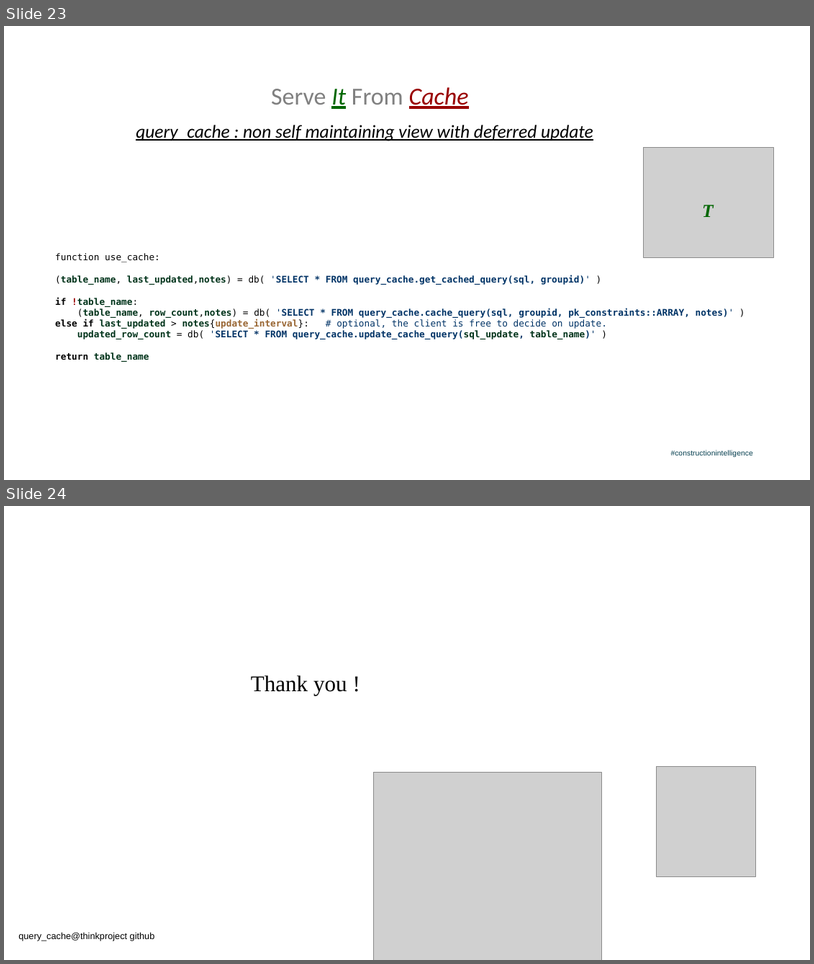
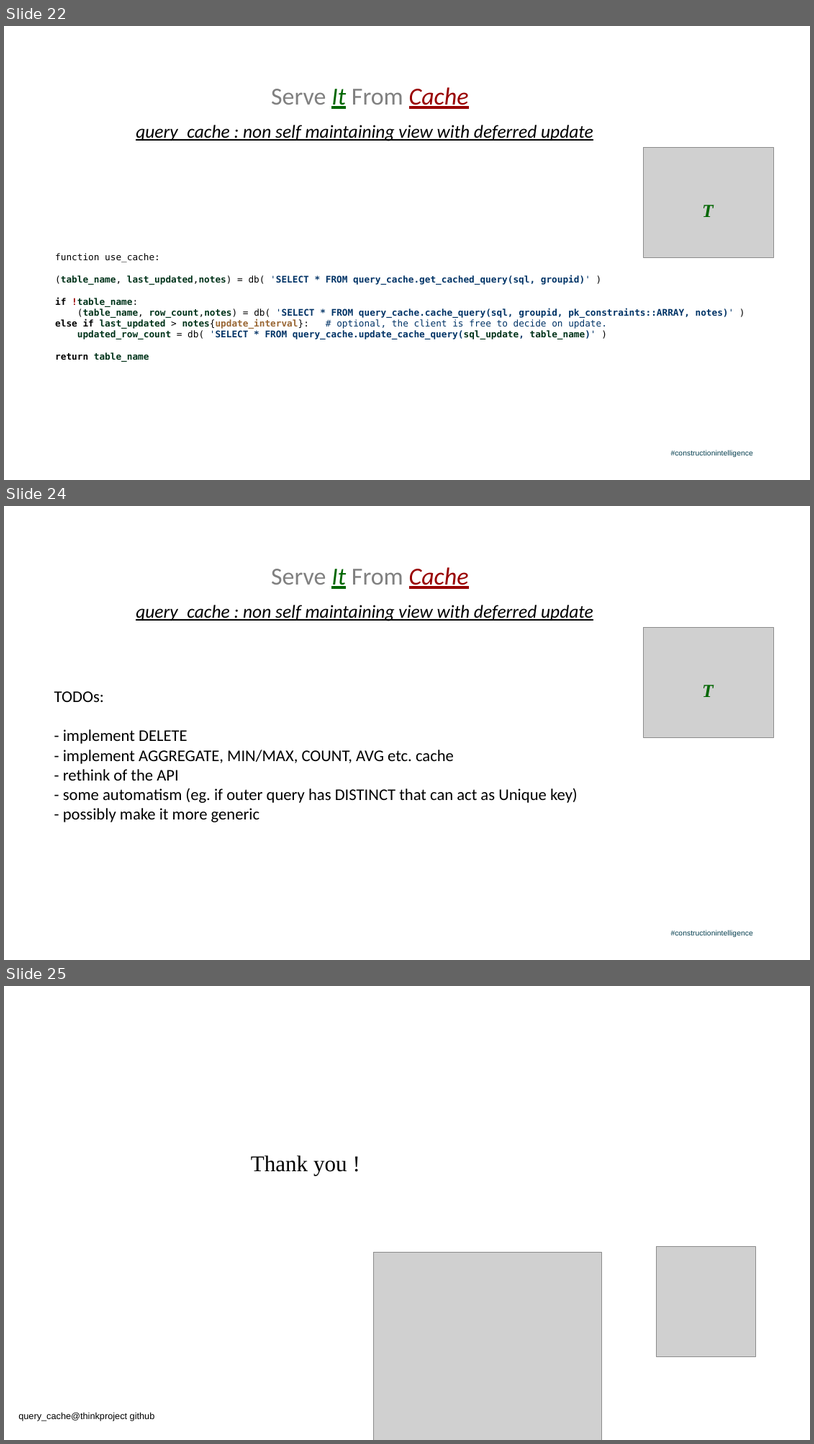
Before and after one commit to salmonix/incremental_query_cache, a slide deck: Milan_PgConf2019_Presentation.odp. Shown one above the other, each under a label of ours: slides 23 and 24 before the commit, slides 22, 24 and 25 after it; the slides between them are not shown. The pictures are 814x964 and 814x1444 pixels, drawn with LibreOffice and Linux fonts; fonts in the diff are those of the drawing; grey boxes stand for pictures; background and template pictures are left out. Boxes give left, top, right and bottom in pixels: in the first picture for what was removed or moved away, otherwise in the second. Text is boxed around its words. In the diff, an @@ line names an element or a change of style, - is before the commit and + after.

```diff
--- a/Milan_PgConf2019_Presentation.odp
+++ b/Milan_PgConf2019_Presentation.odp
@@ slide 24 added at [4,506,810,960], background #FFFFFF; not listed: 1 template element that a slide beside it also shows @@
@@ text added at [271,567,469,589], 48 pt, text #808080 @@
+Serve It From Cache
@@ text added at [136,605,594,621], 36 pt, text #000000, italic, underline @@
+query_cache : non self maintaining view with deferred update
@@ picture added at [644,627,774,737] @@
@@ text added at [54,691,578,822], 32 pt, text #000000 @@
+TODOs:
+- implement DELETE
+- implement AGGREGATE, MIN/MAX, COUNT, AVG etc. cache
+- rethink of the API
+- some automatism (eg. if outer query has DISTINCT that can act as Unique key)
+- possibly make it more generic
@@ text added at [702,685,714,697], 36 pt, text #006600, bold, italic @@
+T
@@ what was slide 23 is now slide 22 @@
@@ what was slide 24 is now slide 25 @@
```
Also in this commit, not shown: 4 slides changed, 1 other slide added, 1 slide removed.
